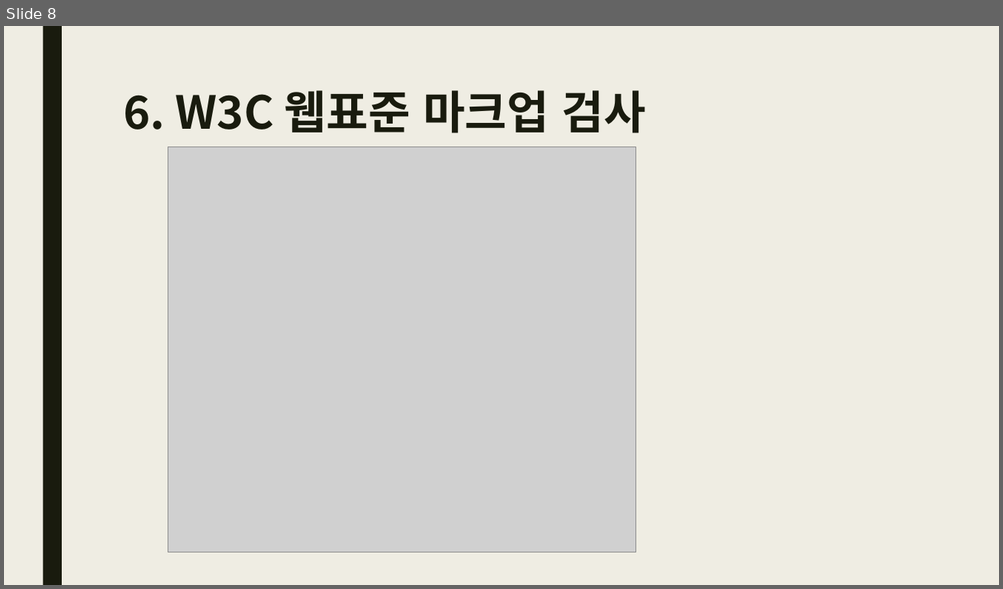
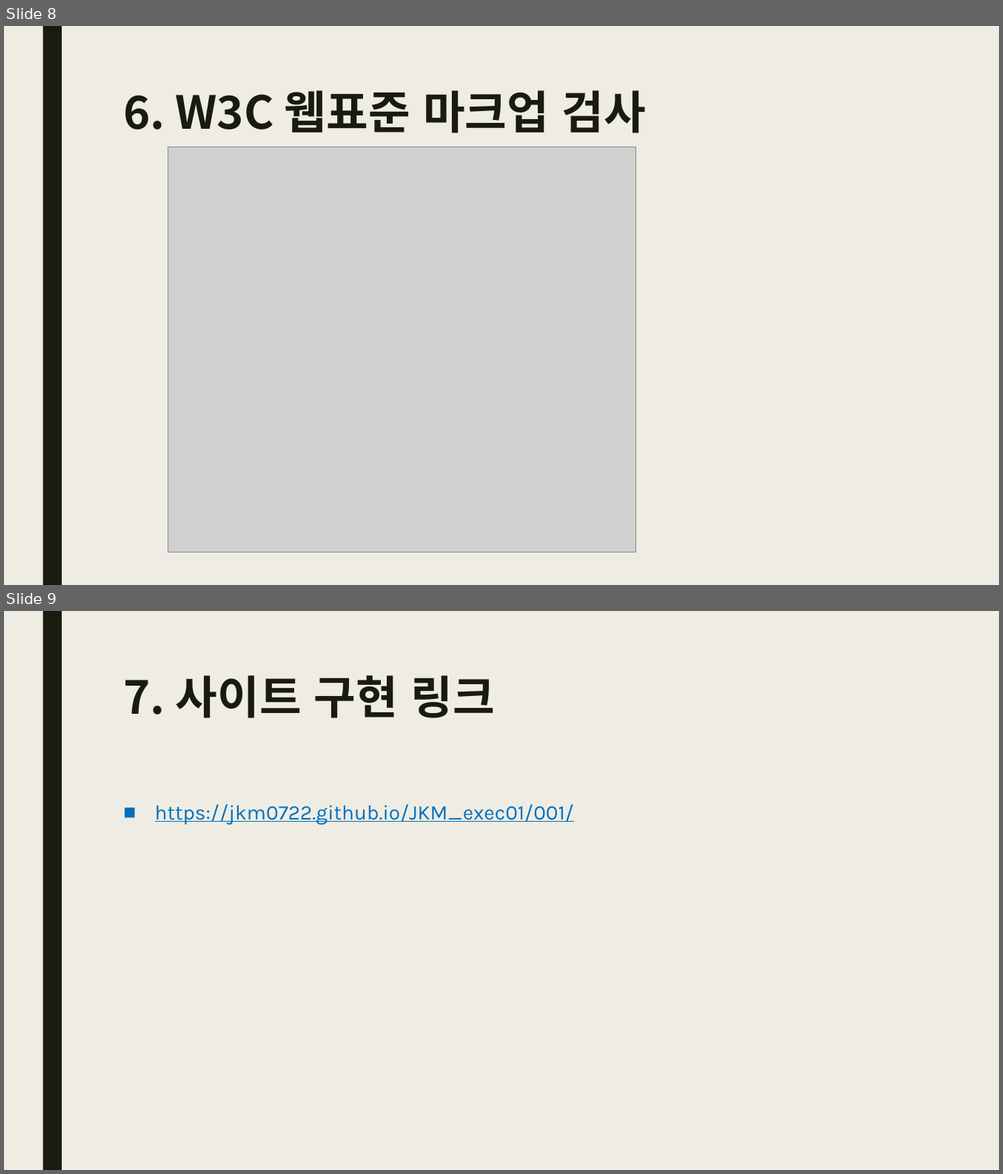
Before and after one commit to JKM0722/JKM_exec01, a slide deck: 001/가이드문서/Assuretee.pptx. Shown one above the other, each under a label of ours: slide 8 before the commit, slides 8 and 9 after it. The pictures are 1003x589 and 1003x1174 pixels, drawn with LibreOffice and Linux fonts; fonts in the diff are those of the drawing; grey boxes stand for pictures. Boxes give left, top, right and bottom in pixels: in the first picture for what was removed or moved away, otherwise in the second. Text is boxed around its words. In the diff, an @@ line names an element or a change of style, - is before the commit and + after.

```diff
--- a/001/가이드문서/Assuretee.pptx
+++ b/001/가이드문서/Assuretee.pptx
@@ slide 9 added at <box>4,611,999,1170</box>, background #EFEDE3; not listed: 1 template element that a slide beside it also shows @@
@@ title added at <box>123,675,494,718</box>, 44 pt, text #191B0E, bold @@
+7. 사이트 구현 링크
@@ text added at <box>155,804,574,825</box>, 20 pt, text #0070C0, underline @@
+■ https://jkm0722.github.io/JKM_exec01/001/
```
Also in this commit, not shown: 1 slide changed, 5 other files.
